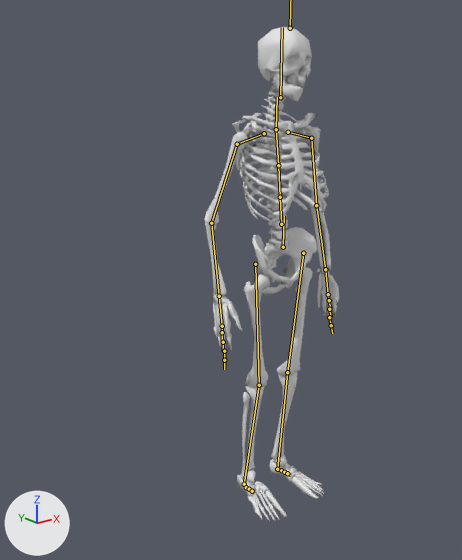
What one commit did to the FBX model Unity/ProjectDungeonCrawler/Assets/PDCAssets/ArtistFiles/Models/Characters/CHAR_Skeleton_001/CHAR_Skeleton_001.fbx.
Camera for both pictures: a 50 mm camera at (-1.535, -1.614, 1.585) aimed at (-0.161, 0.104, 0.897). Arrows for +X, +Y and +Z are at lower left; the lights stay in place. The bones that bend it are drawn over the model as lines.

Objects in the first picture: 'Skeleton_Basic'.
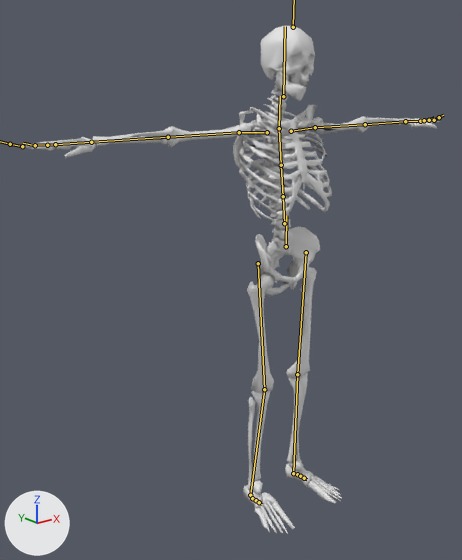
Commit message: Skeleton Animations

The newer file adds an action. The first version stands in its rest pose; the second is drawn at frame 1 of the action 'mixamo.com'.

Diff of the bpy script that builds the scene:
```diff
--- a/Unity/ProjectDungeonCrawler/Assets/PDCAssets/ArtistFiles/Models/Characters/CHAR_Skeleton_001/CHAR_Skeleton_001.fbx.py
+++ b/Unity/ProjectDungeonCrawler/Assets/PDCAssets/ArtistFiles/Models/Characters/CHAR_Skeleton_001/CHAR_Skeleton_001.fbx.py
@@ bone_mixamorig_hips @@
 bone_mixamorig_hips = bpy.data.objects['SkeletonARmature'].pose.bones['mixamorig:Hips']
-bone_mixamorig_hips.location = (0.0, 0.0, 0.0)
+bone_mixamorig_hips.location = (0.2, 0.3, 1.2)
@@ bone_mixamorig_leftshoulder @@
 bone_mixamorig_leftshoulder = bpy.data.objects['SkeletonARmature'].pose.bones['mixamorig:LeftShoulder']  # child of 'mixamorig:Spine2'
-bone_mixamorig_leftshoulder.rotation_quaternion = (1.0, 0.0, 0.0, 0.0)  # degrees (0, 0, 0)
+bone_mixamorig_leftshoulder.rotation_quaternion = (0.99, -0.139, -0.004, 0.018)  # degrees (-16, 0, 2)
@@ bone_mixamorig_leftarm @@
 bone_mixamorig_leftarm = bpy.data.objects['SkeletonARmature'].pose.bones['mixamorig:LeftArm']  # child of 'mixamorig:LeftShoulder'
-bone_mixamorig_leftarm.rotation_quaternion = (1.0, 0.0, 0.0, 0.0)  # degrees (0, 0, 0)
+bone_mixamorig_leftarm.rotation_quaternion = (0.873, -0.485, -0.032, 0.037)  # degrees (-58, -1, 5)
@@ bone_mixamorig_leftforearm @@
 bone_mixamorig_leftforearm = bpy.data.objects['SkeletonARmature'].pose.bones['mixamorig:LeftForeArm']  # child of 'mixamorig:LeftArm'
-bone_mixamorig_leftforearm.rotation_quaternion = (1.0, 0.0, 0.0, 0.0)  # degrees (0, 0, 0)
+bone_mixamorig_leftforearm.rotation_quaternion = (0.979, -0.108, 0.0, -0.173)  # degrees (-12, -2, -20)
@@ bone_mixamorig_lefthandindex1 @@
 bone_mixamorig_lefthandindex1 = bpy.data.objects['SkeletonARmature'].pose.bones['mixamorig:LeftHandIndex1']  # child of 'mixamorig:LeftHand'
-bone_mixamorig_lefthandindex1.rotation_quaternion = (1.0, 0.0, 0.0, 0.0)  # degrees (0, 0, 0)
+bone_mixamorig_lefthandindex1.rotation_quaternion = (0.998, 0.062, 0.0, 0.009)  # degrees (7, 0, 1)
@@ bone_mixamorig_lefthandindex2 @@
 bone_mixamorig_lefthandindex2 = bpy.data.objects['SkeletonARmature'].pose.bones['mixamorig:LeftHandIndex2']  # child of 'mixamorig:LeftHandIndex1'
-bone_mixamorig_lefthandindex2.rotation_quaternion = (1.0, 0.0, 0.0, 0.0)  # degrees (0, 0, 0)
+bone_mixamorig_lefthandindex2.rotation_quaternion = (0.997, -0.072, 0.0, 0.018)  # degrees (-8, 0, 2)
@@ bone_mixamorig_rightshoulder @@
 bone_mixamorig_rightshoulder = bpy.data.objects['SkeletonARmature'].pose.bones['mixamorig:RightShoulder']  # child of 'mixamorig:Spine2'
-bone_mixamorig_rightshoulder.rotation_quaternion = (1.0, 0.0, 0.0, 0.0)  # degrees (0, 0, 0)
+bone_mixamorig_rightshoulder.rotation_quaternion = (0.99, -0.139, -0.004, -0.016)  # degrees (-16, -1, -2)
@@ bone_mixamorig_rightarm @@
 bone_mixamorig_rightarm = bpy.data.objects['SkeletonARmature'].pose.bones['mixamorig:RightArm']  # child of 'mixamorig:RightShoulder'
-bone_mixamorig_rightarm.rotation_quaternion = (1.0, 0.0, 0.0, 0.0)  # degrees (0, 0, 0)
+bone_mixamorig_rightarm.rotation_quaternion = (0.872, -0.487, 0.043, -0.015)  # degrees (-59, 4, -4)
@@ bone_mixamorig_rightforearm @@
 bone_mixamorig_rightforearm = bpy.data.objects['SkeletonARmature'].pose.bones['mixamorig:RightForeArm']  # child of 'mixamorig:RightArm'
-bone_mixamorig_rightforearm.rotation_quaternion = (1.0, 0.0, 0.0, 0.0)  # degrees (0, 0, 0)
+bone_mixamorig_rightforearm.rotation_quaternion = (0.975, 0.0, 0.0, 0.221)  # degrees (0, 0, 26)
@@ bone_mixamorig_righthandindex2 @@
 bone_mixamorig_righthandindex2 = bpy.data.objects['SkeletonARmature'].pose.bones['mixamorig:RightHandIndex2']  # child of 'mixamorig:RightHandIndex1'
-bone_mixamorig_righthandindex2.rotation_quaternion = (1.0, 0.0, 0.0, 0.0)  # degrees (0, 0, 0)
+bone_mixamorig_righthandindex2.rotation_quaternion = (0.999, -0.047, 0.0, 0.023)  # degrees (-5, 0, 3)
@@ bone_mixamorig_righthandindex3 @@
 bone_mixamorig_righthandindex3 = bpy.data.objects['SkeletonARmature'].pose.bones['mixamorig:RightHandIndex3']  # child of 'mixamorig:RightHandIndex2'
-bone_mixamorig_righthandindex3.rotation_quaternion = (1.0, 0.0, 0.0, 0.0)  # degrees (0, 0, 0)
+bone_mixamorig_righthandindex3.rotation_quaternion = (0.996, -0.085, 0.002, 0.017)  # degrees (-10, 0, 2)
@@ bone_mixamorig_leftupleg @@
 bone_mixamorig_leftupleg = bpy.data.objects['SkeletonARmature'].pose.bones['mixamorig:LeftUpLeg']  # child of 'mixamorig:Hips'
-bone_mixamorig_leftupleg.rotation_quaternion = (1.0, 0.0, 0.0, 0.0)  # degrees (0, 0, 0)
+bone_mixamorig_leftupleg.rotation_quaternion = (1.0, 0.027, 0.001, 0.015)  # degrees (3, 0, 2)
@@ bone_mixamorig_leftfoot @@
 bone_mixamorig_leftfoot = bpy.data.objects['SkeletonARmature'].pose.bones['mixamorig:LeftFoot']  # child of 'mixamorig:LeftLeg'
-bone_mixamorig_leftfoot.rotation_quaternion = (1.0, 0.0, 0.0, 0.0)  # degrees (0, 0, 0)
+bone_mixamorig_leftfoot.rotation_quaternion = (1.0, -0.031, -0.002, -0.001)  # degrees (-4, 0, 0)
@@ bone_mixamorig_rightupleg @@
 bone_mixamorig_rightupleg = bpy.data.objects['SkeletonARmature'].pose.bones['mixamorig:RightUpLeg']  # child of 'mixamorig:Hips'
-bone_mixamorig_rightupleg.rotation_quaternion = (1.0, 0.0, 0.0, 0.0)  # degrees (0, 0, 0)
+bone_mixamorig_rightupleg.rotation_quaternion = (0.999, 0.035, -0.002, -0.015)  # degrees (4, 0, -2)
@@ bone_mixamorig_rightfoot @@
 bone_mixamorig_rightfoot = bpy.data.objects['SkeletonARmature'].pose.bones['mixamorig:RightFoot']  # child of 'mixamorig:RightLeg'
-bone_mixamorig_rightfoot.rotation_quaternion = (1.0, 0.0, 0.0, 0.0)  # degrees (0, 0, 0)
+bone_mixamorig_rightfoot.rotation_quaternion = (1.0, -0.03, 0.005, 0.001)  # degrees (-3, 1, 0)
```

Changed parts and their boxes (x1, y1, x2, y2) in the pictures (462 x 560 px):
'Skeleton_Basic', posed (208% wider): before (204, 27, 339, 521); after (21, 26, 439, 534)
bone 'mixamorig:Hips', root to tip: before (283, 247) to (284, 216); after (286, 246) to (286, 215)
bone 'mixamorig:LeftShoulder', root to tip: before (288, 132) to (311, 138); after (291, 131) to (315, 127)
bone 'mixamorig:LeftArm', root to tip: before (311, 138) to (316, 205); after (315, 127) to (365, 124)
bone 'mixamorig:LeftForeArm', root to tip: before (316, 205) to (325, 269); after (365, 124) to (405, 121)
bone 'mixamorig:LeftHandIndex1', root to tip: before (328, 294) to (329, 300); after (420, 121) to (424, 120)
bone 'mixamorig:LeftHandIndex2', root to tip: before (329, 300) to (330, 309); after (424, 120) to (429, 119)
bone 'mixamorig:RightShoulder', root to tip: before (264, 133) to (237, 144); after (267, 132) to (239, 132)
bone 'mixamorig:RightArm', root to tip: before (237, 144) to (211, 223); after (239, 132) to (168, 137)
bone 'mixamorig:RightForeArm', root to tip: before (211, 223) to (219, 296); after (168, 137) to (91, 142)
bone 'mixamorig:RightHandIndex2', root to tip: before (222, 332) to (222, 342); after (47, 145) to (35, 144)
bone 'mixamorig:RightHandIndex3', root to tip: before (223, 342) to (223, 351); after (35, 145) to (23, 143)
bone 'mixamorig:LeftUpLeg', root to tip: before (303, 253) to (287, 372); after (306, 252) to (297, 374)
bone 'mixamorig:LeftFoot', root to tip: before (277, 469) to (281, 470); after (293, 473) to (297, 474)
bone 'mixamorig:RightUpLeg', root to tip: before (255, 264) to (259, 385); after (258, 263) to (264, 389)
bone 'mixamorig:RightFoot', root to tip: before (244, 484) to (246, 487); after (250, 495) to (252, 498)
